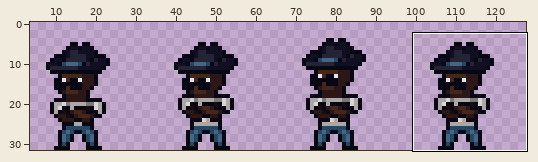
Two versions of one sprite sheet, assets/sprites/bigguy/bigguy003.png. The picture above shows the old version from afar; the outline marks the close-up.
Close-up. The starting point:
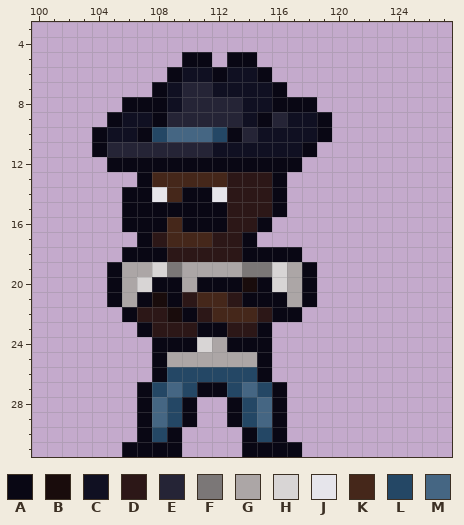
The file is 128x32 pixels. Colours within 5 levels of each other are drawn and written as one. Shown: x 100..127, y 3..31. The wide view leaves out empty margins.
Palette (. is transparent): A #090714  B #190c0c  C #101022  D #2c1717  E #252436  F #7b7777  G #aca6a6  H #d8d5d5  J #e6e5eb  K #45271a  L #244765  M #456683
Pixels before, first column x 104:
 5 ......AA.AA.....
 6 .....ACCACCA....
 7 ....ACEECCCCA...
 8 ..AAACEEEECCAAA.
 9 .ACCAEEEEECAECCA
10 ACCALMMMLAECCCCA
11 AEEEEEEECCCCCCA.
12 .AAAAAAAAAAAAA..
13 ...AKKKKKDDDA...
14 ..AAJKAAJDDDA...
15 ..AAAAAAADDDA...
16 ..AAAKAAADDA....
17 ...ADKKKDDA.....
18 ..AAADDDDDAAAA..
19 .AGGHFGGGGFFHGA.
20 .AGHAAGAAABAHGA.
21 .AGABADKKDAAAGA.
22 ..ADDBADKKKDAA..
23 ...ADDDAADDA....
24 ....AAAHGAAA....
25 ....AGGGGGGA....
26 ....ALLLLLLA....
27 ...ALMLAALMLA...
28 ...AMLA..ALMA...
29 ...AMLA..ALMA...
30 ...ALA....ALA...
31 ..AAAA....AAAA..
The result:
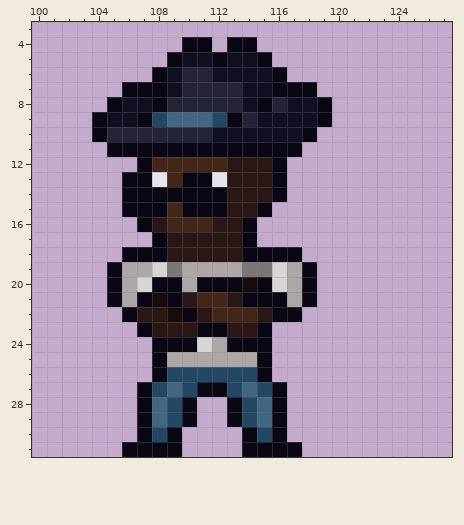
What changed:
Changed rows in their new state; - is an unchanged pixel.
first column x 104:
 4 ------AA-AA-----
 5 -----ACCACCA----
 6 ----ACEEC--CA---
 7 --AA----EE---AA-
 8 -ACC-E-----AECCA
 9 AC-ALMMMLAECC---
10 -EEEEEEECCC---A.
11 .AAAAAAAAAAAAA.-
12 -..-KKKKKDDD-.--
13 --A-J-AAJ-------
14 ----AA--A-------
15 -----K-----A.---
16 --.-D-KKD-A.----
17 ---.ADDD--------
